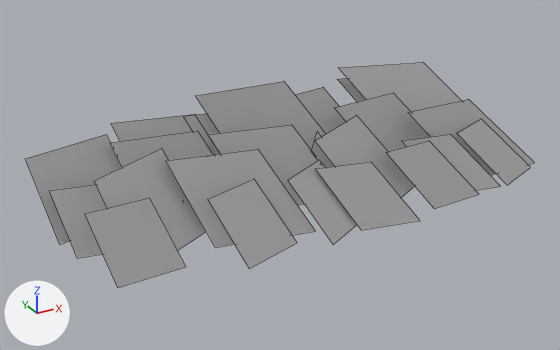
A saved change to the OBJ model Assets/Meshes/Environment/Lowpoly Organics/grassField_01.obj.
Before and after are seen from a 50 mm lens placed at (-3.29, -5.2, 2.85), pointed at (-0.17, 0.47, 0.02). Every picture has the same lights, and +X, +Y and +Z are marked at lower left. Mesh edges are drawn as thin lines. Where no turn or scale is listed for an object, it has been applied to the vertices.

Names of what the first picture shows: 'grassField_01'.
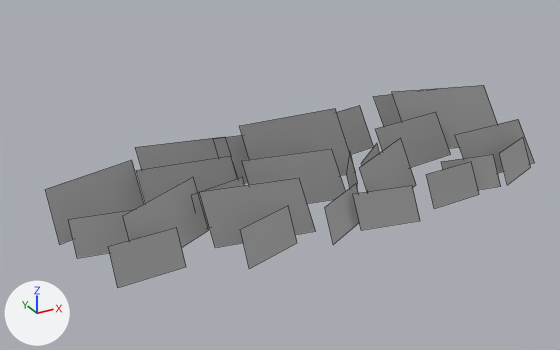
Where the change shows, as pixel boxes (x1, y1, x2, y2) in the pictures (560 x 350 px; the box of a moved part takes in the faces that stretch with it):
```json
{"object": "grassField_01", "change": "recoloured, reshaped", "before": [26, 63, 534, 288], "after": [45, 85, 535, 288], "on screen": "10% shorter"}
{"part": 1, "of": "me_grassfield_01", "change": "moved or reshaped", "before": [196, 63, 462, 150], "after": [240, 85, 498, 176]}
{"part": 2, "of": "me_grassfield_01", "change": "moved or reshaped", "before": [26, 78, 534, 250], "after": [45, 94, 535, 248]}
{"part": 3, "of": "me_grassfield_01", "change": "moved or reshaped", "before": [50, 119, 530, 288], "after": [68, 137, 530, 288]}
```

Scene script edits in JSON lines:
```json
{"op": "set", "path": "mat_initialshadinggroup.base_color", "old": "(0.8, 0.8, 0.8)", "new": "(0.5, 0.5, 0.5)", "note": "white #e7e7e7 -> grey #bcbcbc"}
{"block": "me_grassfield_01", "where": "me_grassfield_01.from_pydata(...)  # 100 vertices, 25 faces; spans x -2.25..2.23, y -0.84..1.84, z -0.01..0.5"}
{"block": "me_grassfield_01", "where": "# used by ob_grassfield_01; location = (0.0, 0.0, 0.0)"}
{"block": "me_grassfield_01", "change": "me_grassfield_01 part 1: all 4 vertices in x -0.5..2.23, y 1.49..1.77, z 0.5 are moved by (0.0, -0.99, 0.0)"}
{"block": "me_grassfield_01", "change": "me_grassfield_01 part 2: all 24 vertices in x -2.25..2.12, y 0.33..1.84, z 0.35 are moved by (0.0, -0.7, 0.0)"}
{"block": "me_grassfield_01", "change": "me_grassfield_01 part 3: all 22 vertices in x -2.19..2.0, y -0.13..0.8, z 0.25 are moved by (0.0, -0.57, 0.0)"}
```
